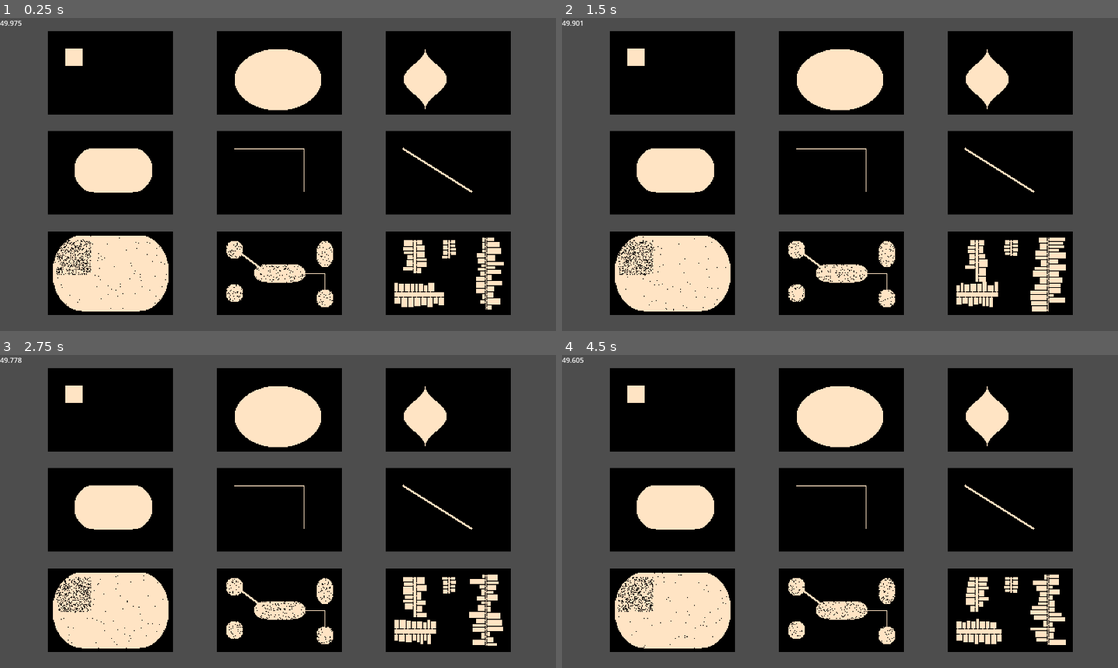
Above: before the commit, frames 1-4 (two rows, left to right).
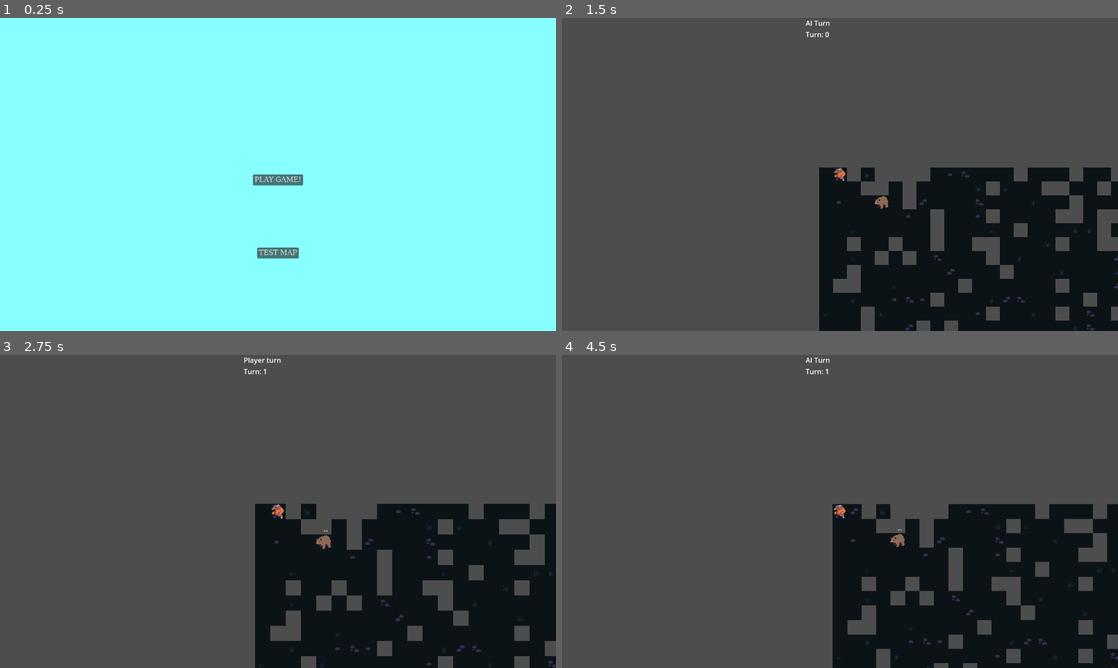
Above: after the commit, the same moments.

Repository: langel/ipsylial
Game: Godot game, scene res://scenes/main.tscn
Two runs of this game, one before a commit and one after it. Both use one fixed random seed, a clock stepped at 60 frames per second and the inputs below. Before the commit the project starts from res://scenes/9_level_dungeon_gen.tscn.
Inputs (mouse positions are in pixels of both pictures, inside the frame that each line leads up to):
- Up to frame 1 (0.25 s): no input
- Up to frame 2 (1.5 s): click (840, 252) at 0.5 s, where only the run after the commit has a clickable "TEST MAP"; tap Enter at 1.25 s; move the mouse to (962, 158) at 1.27 s; hold D (move_right) from 1.28 s (still down); tap Space (space) at 1.35 s
- Up to frame 3 (2.75 s): tap Space (space) at 2 s; move the mouse to (166, 527) at 2.02 s; release D (move_right) at 2.03 s; hold S (move_down) from 2.03 s (still down); tap Mouse wheel up (zoom_in) at 2.1 s
- Up to frame 4 (4.5 s): move the mouse to (895, 442) at 2.77 s; release S (move_down) at 2.78 s; hold D (move_right) 2.78-3.53 s; tap Mouse wheel down (zoom_out) at 2.85 s; move the mouse to (812, 574) at 3.52 s; hold W (move_up) 3.53-4.28 s; tap Space (space) at 3.6 s; tap Enter at 4.25 s; move the mouse to (1006, 558) at 4.27 s; hold A (move_left) from 4.28 s (still down); tap Mouse wheel up (zoom_in) at 4.35 s

The runs differ from the first frame. In frame 1, 100% of the frame differs, in the area x 0-100%, y 0-100%; in frame 2, 54%; in frame 3, 53%; in frame 4, 54%.

Commit message:
ai baddies

Diff:
--- a/assets/tile_sets/terrain.tres
+++ b/assets/tile_sets/terrain.tres
@@ -114,6 +114,7 @@
 5:6/0 = 0
 4:6/0 = 0
 0:25/0 = 0
+14:16/0 = 0
 
 [resource]
 resource_local_to_scene = true
--- a/project.godot
+++ b/project.godot
@@ -11,7 +11,7 @@
 [application]
 
 config/name="ipsylial"
-run/main_scene="res://scenes/9_level_dungeon_gen.tscn"
+run/main_scene="res://scenes/main.tscn"
 config/features=PackedStringArray("4.3", "GL Compatibility")
 boot_splash/bg_color=Color(0.0705882, 0.054902, 0.0823529, 1)
 boot_splash/image="res://assets/loblast logo.png"
--- a/scenes/baddy.tscn
+++ b/scenes/baddy.tscn
@@ -21,3 +21,10 @@
 [node name="Sprite2D" type="Sprite2D" parent="."]
 texture = SubResource("AtlasTexture_monm2")
 offset = Vector2(16, 16)
+
+[node name="Label" type="Label" parent="."]
+layout_mode = 0
+offset_left = 16.0
+offset_top = -24.0
+offset_right = 51.0
+offset_bottom = -1.0
--- a/scenes/baddy_scene.gd
+++ b/scenes/baddy_scene.gd
@@ -10,4 +10,16 @@
 func update_baddy(baddy: Baddy):
 	var sprite: Sprite2D = $Sprite2D
 	self.baddy = baddy
+	self.baddy.scene = self
 	sprite.texture = baddy.get_texture_for_type(baddy.baddy_type)
+
+func update_state():
+	var label = $Label
+	if self.baddy.behavior == Baddy.BaddyBehavior.CHILL:
+		label.text = ".."
+	elif self.baddy.behavior == Baddy.BaddyBehavior.SEEKING:
+		label.text = "+"
+	elif self.baddy.behavior == Baddy.BaddyBehavior.CONFIDENT:
+		label.text = "*"
+	elif self.baddy.behavior == Baddy.BaddyBehavior.STARTLED:
+		label.text = "!"
--- a/scenes/game.gd
+++ b/scenes/game.gd
@@ -3,6 +3,7 @@
 @onready var ground_tile_map = $Grid/Ground
 @onready var entity_layer = $EntityLayer
 @onready var player = $EntityLayer/Player
+var turn = 0
 
 const BADDY_SCENE = preload("res://scenes/baddy.tscn")
 
@@ -41,17 +42,31 @@
 	player.position = new_position * GameState.TILE_SIZE + Vector2i(GameState.TILE_SIZE / 2, GameState.TILE_SIZE / 2)
 
 func _on_turn_ended():
-	run_ai_turn()
+	drawScore()
+	turn += 1
+	await run_ai_turn()
 	GameState.turn_active = true
+	drawScore()
 
 func run_ai_turn():
+	await get_tree().create_timer(0.1).timeout
+	for baddy in GameState.baddies:
+		baddy.take_turn()
+		baddy.scene.position = (baddy.grid_position * GameState.TILE_SIZE)
+		baddy.scene.update_state()
+		await get_tree().create_timer(0.05).timeout
 	pass
+	await get_tree().create_timer(0.1).timeout
+
+func drawScore():
+	var label = $CanvasLayer/Label
+	label.text = ("Player turn" if GameState.turn_active else "AI Turn") + "\nTurn: " + str(turn)
 
 func spawn_baddies():
 	for baddy in GameState.baddies:
 		var baddy_instance = BADDY_SCENE.instantiate()
 		baddy_instance.update_baddy(baddy)
-		baddy_instance.position = (baddy.position * GameState.TILE_SIZE) + Vector2(GameState.TILE_SIZE / 2, GameState.TILE_SIZE / 2) + Vector2(GameState.TILE_SIZE/2,GameState.TILE_SIZE/2)
+		baddy_instance.position = (baddy.grid_position * GameState.TILE_SIZE)
 		entity_layer.add_child(baddy_instance)
 
 func get_random_floor_tile():
--- a/scenes/game.tscn
+++ b/scenes/game.tscn
@@ -42,3 +42,11 @@
 
 [node name="Camera2D" type="Camera2D" parent="."]
 script = ExtResource("3_hgn73")
+
+[node name="CanvasLayer" type="CanvasLayer" parent="."]
+
+[node name="Label" type="Label" parent="CanvasLayer"]
+offset_left = 561.0
+offset_right = 640.0
+offset_bottom = 56.0
+text = "TEST"
--- a/scripts/baddy.gd
+++ b/scripts/baddy.gd
@@ -2,25 +2,101 @@
 extends Control
 
 enum BaddyType { BLORX, FURD, DRAKE }
+enum BaddyBehavior {CHILL, CONFIDENT, SEEKING, STARTLED}
 
 var baddy_type: BaddyType = BaddyType.BLORX
+var grid_position: Vector2 = Vector2(0,0)
 var texture = null
-
+var behavior = BaddyBehavior.CHILL
+var scene = null
+var aggression_area = 6
 const SPRITE_SHEET = preload("res://assets/textures/32rogues/animals.png")
 const FRAME_SIZE = Vector2(GameState.TILE_SIZE, GameState.TILE_SIZE)
-
+var behavior_change_freq = 2
+var behavior_turns = 0
 func _init(pos: Vector2i, baddy_type: BaddyType = BaddyType.BLORX):
-	position = pos
+	grid_position = pos
+	position= pos
 	self.baddy_type = baddy_type
 
 func _ready() -> void:
-	position = (position * GameState.TILE_SIZE) + Vector2(GameState.TILE_SIZE / 2, GameState.TILE_SIZE / 2)
+	position = (grid_position * GameState.TILE_SIZE) + Vector2(GameState.TILE_SIZE / 2, GameState.TILE_SIZE / 2)
 	texture = get_texture_for_type(baddy_type)
+
 func get_texture_for_type(baddy_type: BaddyType) -> AtlasTexture:
 	var texture = AtlasTexture.new()
 	texture.atlas = SPRITE_SHEET
 	texture.region = get_region_for_type(baddy_type)
 	return texture
+
+func any_items():
+	for item in GameState.items:
+		if grid_position.distance_to(item.grid_position) <= aggression_area:
+			return true
+	return false
+
+func any_player():
+	return GameState.player_position.distance_to(grid_position) <= aggression_area
+
+func set_behavior(behavior):
+	self.behavior_turns = 0
+	self.behavior = behavior
+
+func change_behavior():
+	var is_player = any_player()
+	var is_item = any_items()
+	if behavior == BaddyBehavior.CHILL:
+		if is_player:
+			set_behavior(BaddyBehavior.STARTLED)
+	elif behavior == BaddyBehavior.STARTLED:
+		if is_item:
+			set_behavior(BaddyBehavior.SEEKING)
+		elif is_player:
+			set_behavior(BaddyBehavior.CONFIDENT)
+	elif behavior == BaddyBehavior.SEEKING:
+		if not is_item:
+			if is_player:
+				set_behavior(BaddyBehavior.CONFIDENT)
+			else:
+				set_behavior(BaddyBehavior.CHILL)
+	elif behavior == BaddyBehavior.CONFIDENT:
+		if not is_player:
+			if not is_item:
+				set_behavior(BaddyBehavior.CHILL)
+			else:
+				set_behavior(BaddyBehavior.SEEKING)
+
+func take_turn():
+	var dir: Vector2 = Vector2(0,0)
+	behavior_turns += 1
+	if behavior_turns > behavior_change_freq:
+		change_behavior()
+
+	if behavior == BaddyBehavior.CHILL:
+		dir = get_random_direction()
+	elif behavior == BaddyBehavior.CONFIDENT:
+		dir = dir_to_player()
+
+	var new_position = self.grid_position + dir
+	if GameState.baddy_can_move_here(new_position):
+		self.grid_position = new_position
+
+func get_random_direction():
+	var rand = GameState.rng_next_int()%4
+	var dirs = [Vector2(-1,0),Vector2(0,-1),Vector2(0,1),Vector2(-1,0)]
+	var dir_options = []
+	for dir in dirs:
+		if GameState.baddy_can_move_here(grid_position+dir):
+			dir_options.append(dir)
+	if dirs.size() > 0:
+		return dirs[GameState.rng_next_int()%dirs.size()]
+	return Vector2(0,0)
+
+func dir_to_player():
+	var path = GameState.get_ai_path(grid_position,GameState.player_position)
+	if path.size() > 1:
+		return path[1]-grid_position
+	return Vector2(0,0)
 
 func get_region_for_type(baddy_type: BaddyType) -> Rect2:
 	match baddy_type:
--- a/scripts/game_state.gd
+++ b/scripts/game_state.gd
@@ -7,12 +7,12 @@
 const TILE_SIZE: int = 32
 
 var hp = 15
-var player_position: Vector2i = Vector2i(0, 0)
+var player_position: Vector2 = Vector2(0, 0)
 
 var map: Map
 var baddies: Array[Baddy] = []
 var items: Array[Item] = []
-
+var astar: AStar2D = AStar2D.new()
 var pos: int = DEFAULT_RNG_POS
 var seedval: int = 0x1ee71337
 var rng = load("res://scripts/rng.gd").new()
@@ -23,13 +23,14 @@
 	player_position = Vector2i(0, 0)
 	hp = 15
 	map = new_map()
+	build_pathfinding_grid()
 	baddies = new_baddies()
 
 func new_baddies():
 	var baddies: Array[Baddy] = []
 	var num_baddies = 5 + rng_next_int()%10
 	for i in range(0,num_baddies):
-		baddies.append(Baddy.new(Vector2i(rng_next_int()%map.width,rng_next_int()%map.height)))
+		baddies.append(Baddy.new(Vector2(rng_next_int()%map.width,rng_next_int()%map.height)))
 		baddies[i].baddy_type = baddies[i].get_random_baddy_type()
 	return baddies
 
@@ -40,7 +41,7 @@
 func new_map() -> Map:
 	return Map.new(40, 40)
 
-func move_player(direction: Vector2i):
+func move_player(direction: Vector2):
 	if !turn_active:
 		return
 
@@ -59,3 +60,73 @@
 func end_turn():
 	turn_active = false
 	turn_ended.emit()
+
+func get_ai_path(start: Vector2, end: Vector2) -> Array:
+	var start_id = get_astar_id(start)
+	var end_id = get_astar_id(end)
+
+	if astar.has_point(start_id) and astar.has_point(end_id):
+		var path = astar.get_point_path(start_id, end_id)
+		return path
+
+	return []
+
+# pathfinding
+func baddy_can_move_here(baddy_pos):
+	if baddy_pos.x >= map.width or baddy_pos.y >= map.height:
+		return false
+	if not map.tiles[baddy_pos.x][baddy_pos.y].traversable:
+		return false
+	for baddy in baddies:
+		if baddy.grid_position == baddy_pos:
+			return false
+	if player_position == baddy_pos:
+		return false
+	return true
+
+func player_can_move_here(baddy_pos):
+	if not map.tiles[baddy_pos.x][baddy_pos.y].traversable:
+		return false
+	for baddy in baddies:
+		if baddy.grid_position == baddy_pos:
+			return false
+	if player_position == baddy_pos:
+		return false
+	return true
+
+
+func build_pathfinding_grid():
+	astar.clear()
+
+	for x in range(map.width):
+		for y in range(map.height):
+			var tile_pos = Vector2i(x, y)
+			var tile_id = map.tiles[x][y].type
+
+			# Only add walkable tiles (FLOOR)
+			if tile_id == Tile.TileType.FLOOR:
+				var id = get_astar_id(tile_pos)
+				astar.add_point(id, tile_pos)
+
+	# Connect neighboring tiles to form a graph
+	for x in range(map.width):
+		for y in range(map.height):
+			var tile_pos = Vector2i(x, y)
+			var id = get_astar_id(tile_pos)
+
+			if astar.has_point(id):
+				for neighbor in get_neighbors(tile_pos):
+					var neighbor_id = get_astar_id(neighbor)
+					if astar.has_point(neighbor_id):
+						astar.connect_points(id, neighbor_id)
+
+func get_astar_id(tile_pos: Vector2i) -> int:
+	return tile_pos.x * 1000 + tile_pos.y  # Unique ID for each tile
+
+func get_neighbors(tile_pos: Vector2i) -> Array:
+	return [
+		tile_pos + Vector2i(1, 0),  # Right
+		tile_pos + Vector2i(-1, 0), # Left
+		tile_pos + Vector2i(0, 1),  # Down
+		tile_pos + Vector2i(0, -1)  # Up
+	]
--- a/scripts/item.gd
+++ b/scripts/item.gd
@@ -1,8 +1,7 @@
 class_name Item
 extends Node
 
-var x: int = 0
-var y: int = 0
+var grid_position: Vector2 = Vector2(0,0)
 var interactable: bool = false
 var traversable: bool = true
 enum ItemType { STONE, BEER, DUCK_FOOD }
--- a/scripts/tile.gd
+++ b/scripts/tile.gd
@@ -11,6 +11,8 @@
 	self.x = x
 	self.y = y
 	self.type = type
+	if type == TileType.AIR or type == TileType.WALL:
+		traversable = false
 
 # Called when the node enters the scene tree for the first time.
 func _ready() -> void:
